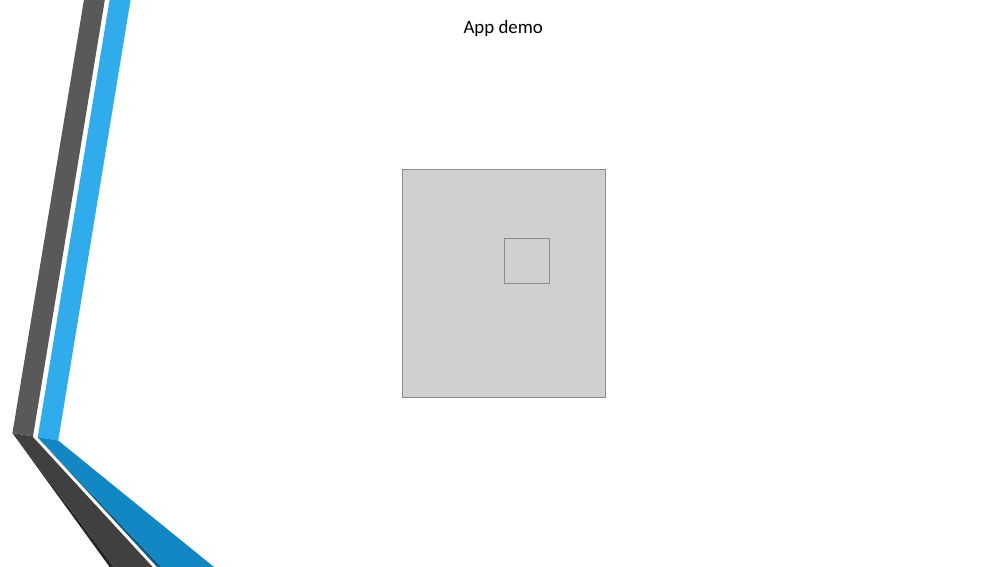
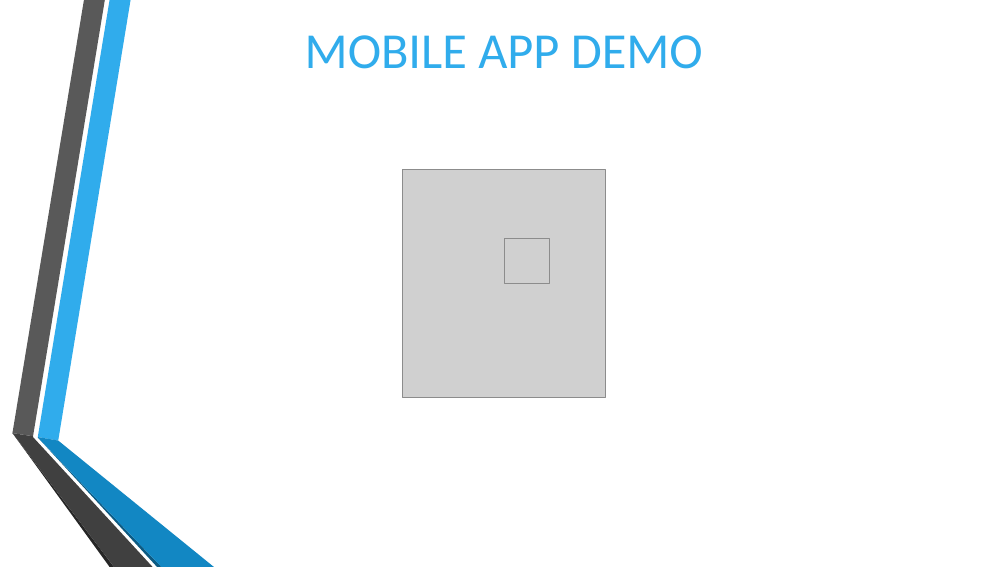
Before and after one commit to cos301-2019-se/Smart-NFC-Card-Applications, a slide deck: slide 10 of Documentation/Demo 3/Demo3 Presentation.pptx (slide 11 before the commit). Drawn at 1008x567 pixels with LibreOffice and Linux fonts; fonts in the diff are those of the drawing; grey boxes stand for pictures; background and template pictures are left out. Boxes give left, top, right and bottom in pixels: in the first picture for what was removed or moved away, otherwise in the second. Text is boxed around its words. In the diff, an @@ line names an element or a change of style, - is before the commit and + after.

Commit message:
Finished demo 3 presentation

```diff
--- a/Documentation/Demo 3/Demo3 Presentation.pptx
+++ b/Documentation/Demo 3/Demo3 Presentation.pptx
@@ text at (305,35,703,69): text changed; size 18 to 48 pt; text colour #000000 to #30ACEC @@
-App demo
+MOBILE APP DEMO
```
Also in this commit, not shown: 9 other slides changed, 1 slide added, 3 slides removed.
